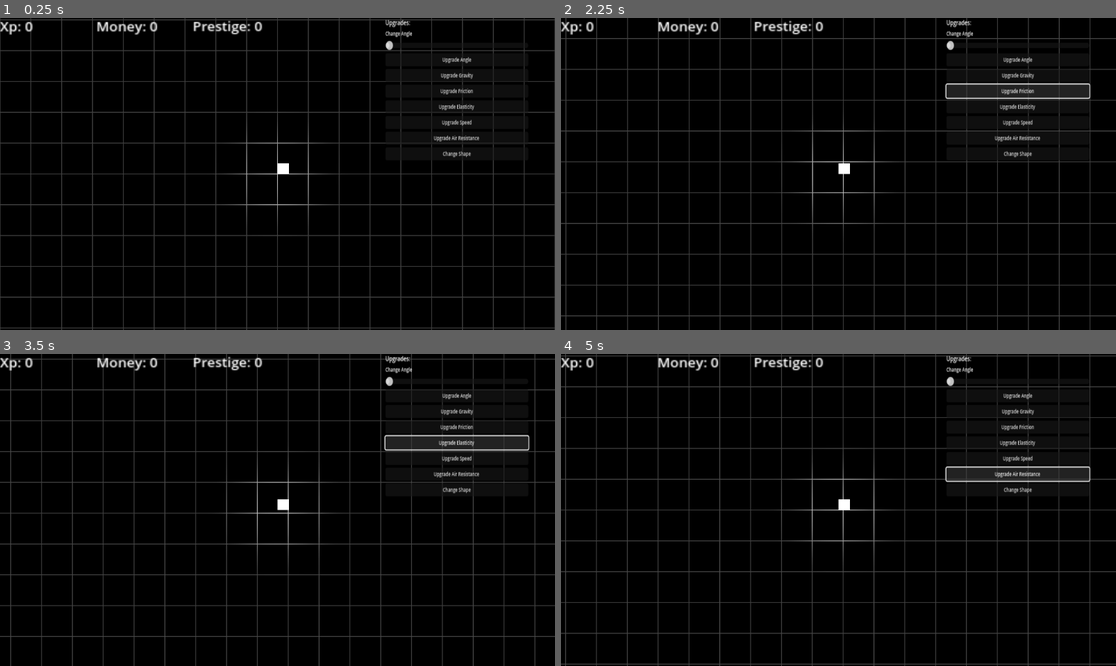
Above: before the commit, frames 1-4 (two rows, left to right).
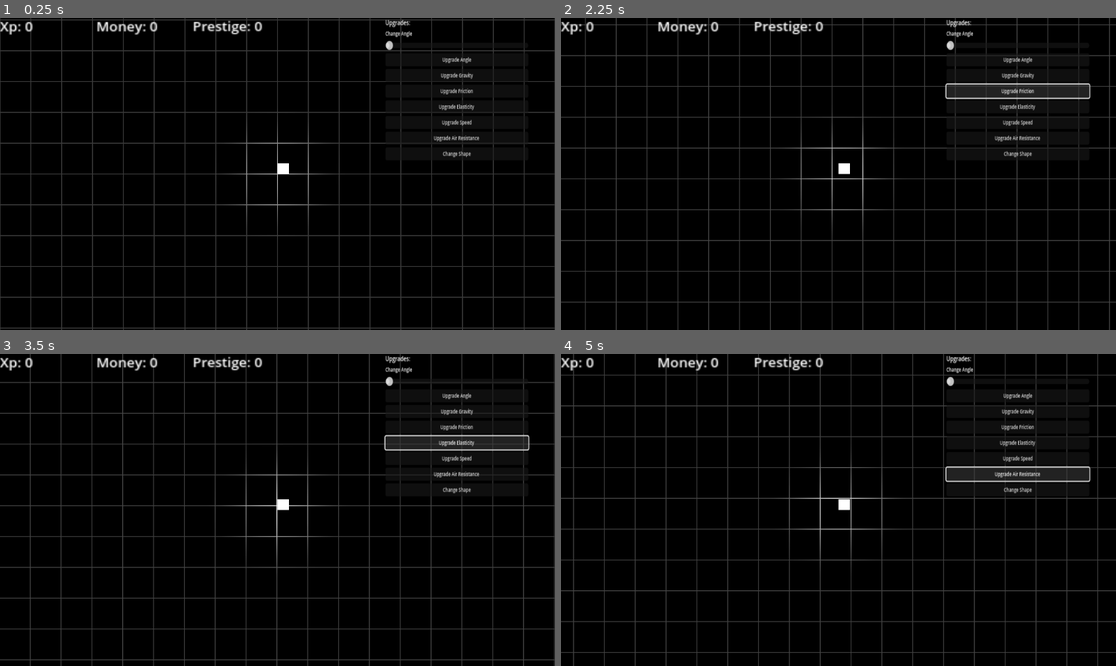
Above: after the commit, the same moments.

Repository: Lueegee1/Skr-t-Kast-Spil
Game: Godot game, scene res://main/root.tscn
The game is run twice, just before and just after one commit, with the same random seed, the same clock (stepped at 60 frames per second) and the same inputs.
Inputs:
- Up to frame 1 (0.25 s): no input
- Up to frame 2 (2.25 s): click "Upgrade Angle" at 0.5 s; click "Upgrade Gravity" at 1.25 s; click "Upgrade Friction" at 2 s
- Up to frame 3 (3.5 s): click "Upgrade Elasticity" at 2.75 s
- Up to frame 4 (5 s): click "Upgrade Speed" at 3.5 s; click "Upgrade Air Resistance" at 4.25 s

The runs differ from the first frame. In frame 1, less than 0.1% of the frame differs, in the area x 44-56%, y 40-60%; in frame 2, 11%; in frame 3, 11%; in frame 4, 12%, in the area x 0-100%, y 0-100%.
Error in both runs: Invalid access to property or key 'position' on a base object of type 'Nil'. (res://main/Ground.gd:13)

Commit message:
venter på frederik

Diff:
--- a/main/BallMechanics.gd
+++ b/main/BallMechanics.gd
@@ -24,7 +24,7 @@
 # defining object paths
 @onready var StartPos = $"../Marker2D".global_position # start position of the RigidBody2D
 @onready var Sprite = $Sprite2D                        # sprite of the RigidBody2D
-@onready var collision =$CollisionPolygon2D            # collision of the RigidBody2D
+@onready var collision = $CollisionPolygon2D       # collision of the RigidBody2D
 
 #------------------------------------------ Code ------------------------------------------
 
@@ -54,16 +54,15 @@
 		initiate_Launch()
 
 func reload_variables():
+	# Air resistance & gravity
 	linear_damp_mode = RigidBody2D.DAMP_MODE_REPLACE
 	angular_damp_mode = RigidBody2D.DAMP_MODE_REPLACE
 	linear_damp = air_resistance
 	gravity_scale = gravity
 
+	# Friction & bounce
 	BodyMaterial.friction = ground_friction
 	BodyMaterial.bounce = ground_elasticity
 
-	# Apply material to the polygon's shape (after it exists)
-	await get_tree().process_frame
-	var shape = collision.get_shape()
-	if shape:
-		shape.set_material(BodyMaterial)
+	# Apply the material to the RigidBody2D itself
+	physics_material_override = BodyMaterial
--- a/main/main.tscn
+++ b/main/main.tscn
@@ -11,6 +11,9 @@
 [sub_resource type="PhysicsMaterial" id="PhysicsMaterial_xwkvk"]
 friction = 0.5
 bounce = 0.5
+
+[sub_resource type="RectangleShape2D" id="RectangleShape2D_4dugh"]
+size = Vector2(24, 21.802841)
 
 [sub_resource type="GDScript" id="GDScript_3wy1v"]
 
@@ -137,15 +140,14 @@
 linear_damp = 0.08
 script = ExtResource("2_pjrb6")
 
-[node name="CollisionPolygon2D" type="CollisionPolygon2D" parent="LaunchSite/RigidBody2D"]
-position = Vector2(1, -35.408516)
-build_mode = 1
-polygon = PackedVector2Array(-1, 13.769978, 23, 13.769978, 23, 35.408512, -1, 35.408512)
+[node name="CollisionPolygon2D" type="CollisionShape2D" parent="LaunchSite/RigidBody2D"]
+position = Vector2(12, -10.819267)
+shape = SubResource("RectangleShape2D_4dugh")
 
 [node name="Sprite2D" type="Sprite2D" parent="LaunchSite/RigidBody2D"]
 
 [node name="ColorRect" type="ColorRect" parent="LaunchSite/RigidBody2D"]
-offset_top = -21.638536
+offset_top = -21.638535
 offset_right = 24.0
 
 [node name="Marker2D" type="Marker2D" parent="LaunchSite"]
@@ -161,10 +163,10 @@
 z_index = -10
 z_as_relative = false
 material = SubResource("ShaderMaterial_kfbq2")
-offset_left = -1490.0
-offset_top = -22626.0
-offset_right = 58935.0
-offset_bottom = 782.0
+offset_left = -1475.0
+offset_top = -22602.0
+offset_right = 58950.0
+offset_bottom = 806.0
 script = ExtResource("2_3wy1v")
 
 [node name="Test solid" type="StaticBody2D" parent="."]
Not shown: 1 places in main/main.tscn that only renumber resources
